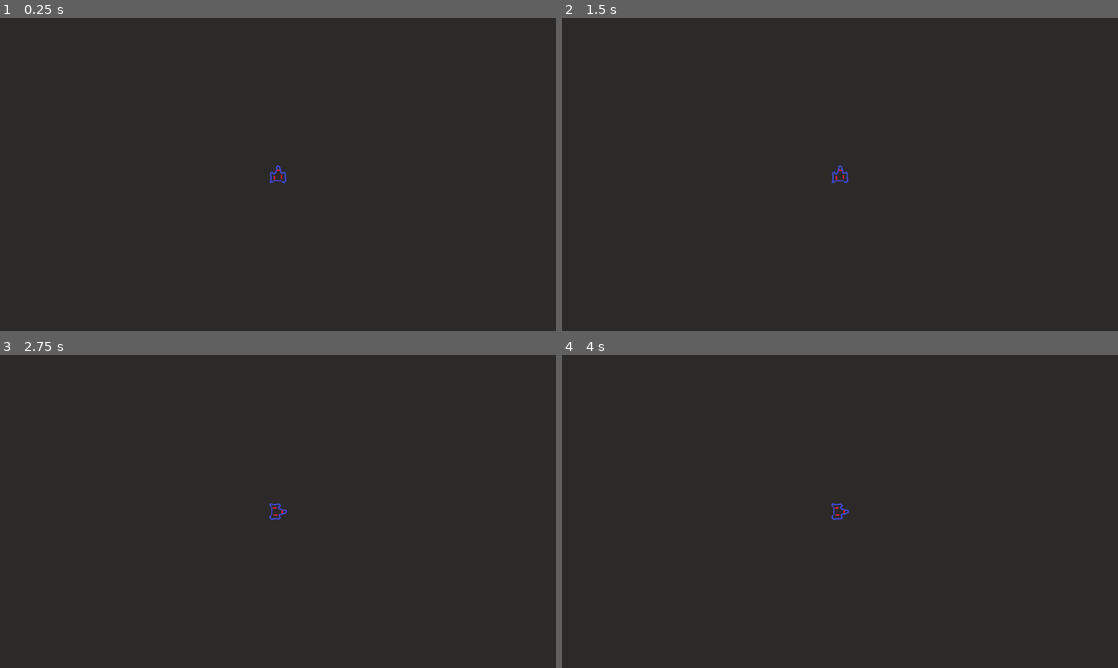
Above: before the commit, frames 1-4 (two rows, left to right).
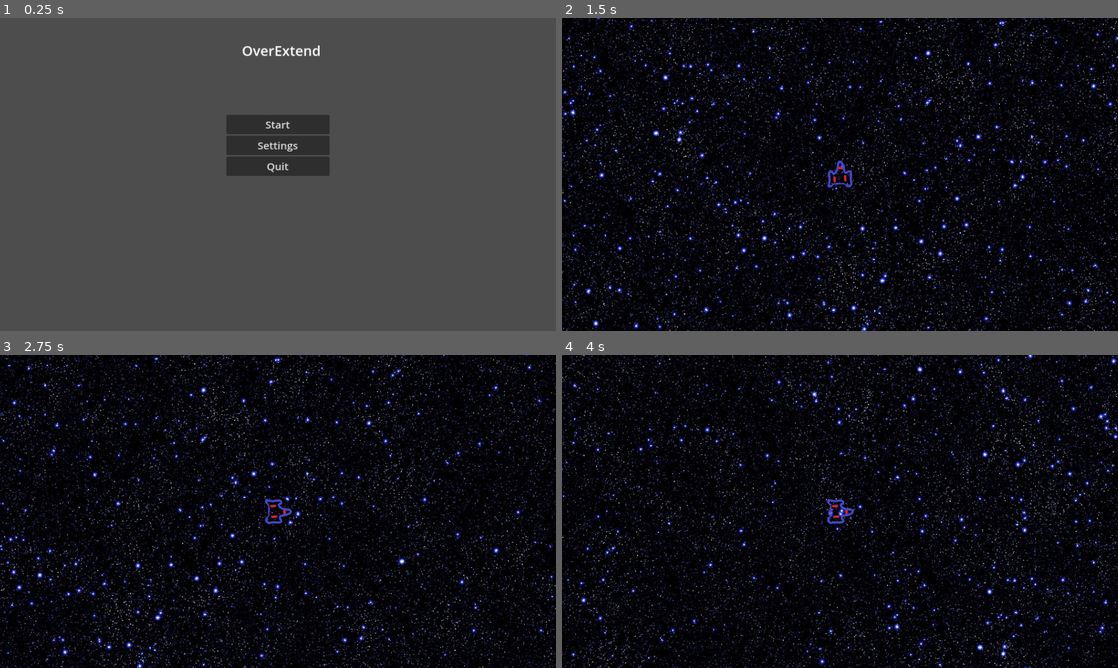
Above: after the commit, the same moments.

Repository: DaveFox/overextend
Game: Godot game, scene res://Interface.tscn
Same seed, same stepped clock (60 frames per second), same inputs: the game is played once before the commit and once after it. Before the commit the project starts from res://Main.tscn.
Inputs (mouse positions are in pixels of both pictures, inside the frame that each line leads up to):
- Up to frame 1 (0.25 s): no input
- Up to frame 2 (1.5 s): click (840, 146) at 0.5 s, where only the run after the commit has a clickable "Settings"; click (840, 124) at 1.25 s, where only the run after the commit has a clickable "Start"
- Up to frame 3 (2.75 s): tap Enter at 2 s; hold D (move_right) from 2.03 s (still down)
- Up to frame 4 (4 s): release D (move_right) at 2.78 s; hold S (move_down) 2.78-3.53 s; hold D (move_right) from 3.53 s (still down)

The runs differ from the first frame. In frame 1, 97% of the frame differs, in the area x 0-100%, y 0-100%; in frame 2, 94%; in frame 3, 94%; in frame 4, 94%.

Commit message:
Add background, add menu, fix basic sector edge collision prototype

Diff:
--- /dev/null
+++ b/GameTheme.tres
@@ -0,0 +1,4 @@
+[gd_resource type="Theme" format=3 uid="uid://bc76ci8nhc8v7"]
+
+[resource]
+default_font_size = 24
--- /dev/null
+++ b/HUD.gd
@@ -0,0 +1,29 @@
+extends CanvasLayer
+
+signal start_game
+
+func _ready():
+	pass
+
+func _process(delta):
+	pass
+
+func showMessage(text):
+	$Message.text = text
+	$Message.show()
+	$"Message Timer".start()
+
+func _on_start_button_pressed():
+	print('start pressed')
+	$Title.hide()
+	$VBoxContainer.hide()
+	start_game.emit()
+	hide()
+	get_tree().change_scene_to_file("res://Main.tscn")
+
+func _on_message_timer_timeout():
+	$Message.hide()
+
+
+func _on_quit_button_pressed():
+	get_tree().quit()
--- /dev/null
+++ b/Interface.tscn
@@ -0,0 +1,73 @@
+[gd_scene load_steps=3 format=3 uid="uid://ckksbx6hgvq6n"]
+
+[ext_resource type="Theme" uid="uid://bc76ci8nhc8v7" path="res://GameTheme.tres" id="1_pk33t"]
+[ext_resource type="Script" path="res://HUD.gd" id="2_cnlgq"]
+
+[node name="Menu" type="CanvasLayer"]
+script = ExtResource("2_cnlgq")
+
+[node name="Title" type="Label" parent="."]
+anchors_preset = 5
+anchor_left = 0.5
+anchor_right = 0.5
+offset_left = -67.5
+offset_top = 50.0
+offset_right = 82.5
+offset_bottom = 100.0
+grow_horizontal = 2
+theme = ExtResource("1_pk33t")
+theme_override_font_sizes/font_size = 32
+text = "OverExtend"
+horizontal_alignment = 1
+vertical_alignment = 1
+
+[node name="Message" type="Label" parent="."]
+anchors_preset = 8
+anchor_left = 0.5
+anchor_top = 0.5
+anchor_right = 0.5
+anchor_bottom = 0.5
+offset_left = -20.0
+offset_top = -217.0
+offset_right = 20.0
+offset_bottom = -183.0
+grow_horizontal = 2
+grow_vertical = 2
+theme = ExtResource("1_pk33t")
+horizontal_alignment = 1
+vertical_alignment = 1
+autowrap_mode = 2
+
+[node name="Message Timer" type="Timer" parent="."]
+
+[node name="VBoxContainer" type="VBoxContainer" parent="."]
+anchors_preset = 8
+anchor_left = 0.5
+anchor_top = 0.5
+anchor_right = 0.5
+anchor_bottom = 0.5
+offset_left = -119.0
+offset_top = -137.0
+offset_right = 119.0
+offset_bottom = 137.0
+grow_horizontal = 2
+grow_vertical = 2
+
+[node name="Start Button" type="Button" parent="VBoxContainer"]
+layout_mode = 2
+theme = ExtResource("1_pk33t")
+text = "Start"
+
+[node name="Setting Button" type="Button" parent="VBoxContainer"]
+layout_mode = 2
+theme = ExtResource("1_pk33t")
+text = "Settings
+"
+
+[node name="Quit Button" type="Button" parent="VBoxContainer"]
+layout_mode = 2
+theme = ExtResource("1_pk33t")
+text = "Quit"
+
+[connection signal="pressed" from="VBoxContainer/Start Button" to="." method="_on_start_button_pressed"]
+[connection signal="pressed" from="VBoxContainer/Quit Button" to="." method="_on_quit_button_pressed"]
--- /dev/null
+++ b/Main.gd
@@ -0,0 +1,16 @@
+extends Node
+
+func _ready():
+	pass
+
+func _process(delta):
+	if(Input.is_action_just_released("escape_pressed")):
+		if($Menu.visible != true):
+			$Menu.show()
+		else:
+			$Menu.hide()
+
+
+func new_game():
+	print('new game')
+	$Player.start($StartPosition.position)
--- a/Main.tscn
+++ b/Main.tscn
@@ -1,6 +1,9 @@
-[gd_scene load_steps=5 format=3 uid="uid://dp8c0t37hcxyk"]
+[gd_scene load_steps=8 format=3 uid="uid://dp8c0t37hcxyk"]
 
 [ext_resource type="PackedScene" uid="uid://dsycl4cw7jfbr" path="res://Player.tscn" id="1"]
+[ext_resource type="Script" path="res://Main.gd" id="1_4sm14"]
+[ext_resource type="PackedScene" uid="uid://ckksbx6hgvq6n" path="res://Interface.tscn" id="3_uffb3"]
+[ext_resource type="Texture2D" uid="uid://ddvwaa3wc111" path="res://stars.jpg" id="4_bt8pt"]
 
 [sub_resource type="GDScript" id="GDScript_teoa1"]
 
@@ -11,8 +14,11 @@
 size = Vector2(522.524, 10)
 
 [node name="Main" type="Node"]
+process_mode = 3
+script = ExtResource("1_4sm14")
 
 [node name="ColorRect" type="ColorRect" parent="."]
+visible = false
 anchors_preset = -1
 anchor_left = -0.729
 anchor_top = -1.481
@@ -46,14 +52,14 @@
 
 [node name="ColorRect5" type="ColorRect" parent="."]
 anchors_preset = -1
-anchor_left = 0.434
-anchor_top = -0.623
-anchor_right = 0.566
-anchor_bottom = -0.593
-offset_left = -0.280029
-offset_top = -0.159973
-offset_right = 0.279907
-offset_bottom = 0.440063
+anchor_left = 0.682
+anchor_top = -0.926
+anchor_right = 0.814
+anchor_bottom = -0.896
+offset_left = 0.039856
+offset_top = -0.279968
+offset_right = 0.599854
+offset_bottom = 0.320068
 
 [node name="Sector Edge" type="StaticBody2D" parent="."]
 position = Vector2(-1000, -560)
@@ -61,36 +67,40 @@
 [node name="CollisionShape2D" type="CollisionShape2D" parent="Sector Edge"]
 position = Vector2(3.05176e-05, -3.05176e-05)
 rotation = -0.785398
+scale = Vector2(2.01823, 1)
 shape = SubResource("3")
 
 [node name="ColorRect" type="ColorRect" parent="Sector Edge"]
-offset_left = -377.0
-offset_top = 359.0
-offset_right = 668.0
-offset_bottom = 383.0
-rotation = -45.0
+offset_left = -391.0
+offset_top = 339.0
+offset_right = 654.0
+offset_bottom = 363.0
+rotation = -44.7688
 color = Color(0, 0, 0, 1)
 
 [node name="Sector Edge2" type="StaticBody2D" parent="."]
 position = Vector2(3000, -560)
 
 [node name="CollisionShape2D" type="CollisionShape2D" parent="Sector Edge2"]
+position = Vector2(12, 8)
 rotation = 0.785398
+scale = Vector2(2.01823, 1)
 shape = SubResource("3")
 
 [node name="ColorRect" type="ColorRect" parent="Sector Edge2"]
-offset_left = -359.0
-offset_top = -376.0
-offset_right = 686.0
-offset_bottom = -352.0
-rotation = 45.0
+offset_left = -340.0
+offset_top = -388.0
+offset_right = 705.0
+offset_bottom = -364.0
+rotation = 44.7632
 color = Color(0, 0, 0, 1)
 
 [node name="Sector Edge3" type="StaticBody2D" parent="."]
 position = Vector2(960, -960)
 
 [node name="CollisionShape2D" type="CollisionShape2D" parent="Sector Edge3"]
-position = Vector2(-2.52417, 0)
+position = Vector2(-3, 12)
+scale = Vector2(2, 1)
 shape = SubResource("3")
 
 [node name="ColorRect" type="ColorRect" parent="Sector Edge3"]
@@ -102,15 +112,35 @@
 
 [node name="ColorRect6" type="ColorRect" parent="."]
 anchors_preset = -1
-anchor_left = 0.434
-anchor_top = -0.623
-anchor_right = 0.566
-anchor_bottom = -0.593
-offset_left = 0.719971
-offset_top = 2594.84
-offset_right = 1.27991
-offset_bottom = 2595.44
+anchor_left = 0.684
+anchor_top = 2.675
+anchor_right = 0.817
+anchor_bottom = 2.706
+offset_left = 0.479919
+offset_top = -0.00012207
+offset_right = -0.240112
+offset_bottom = -0.120117
+
+[node name="StartPosition" type="Marker2D" parent="."]
+position = Vector2(958, 568)
+
+[node name="Menu" parent="." instance=ExtResource("3_uffb3")]
+visible = false
+
+[node name="ParallaxBackground" type="ParallaxBackground" parent="."]
+scale = Vector2(1.5, 1.5)
+transform = Transform2D(1.5, 0, 0, 1.5, 0, 0)
+
+[node name="ParallaxLayer" type="ParallaxLayer" parent="ParallaxBackground"]
+motion_mirroring = Vector2(1280, 718)
+
+[node name="Sprite2D" type="Sprite2D" parent="ParallaxBackground/ParallaxLayer"]
+position = Vector2(-16, -10)
+scale = Vector2(1, 1.03853)
+texture = ExtResource("4_bt8pt")
+centered = false
 
 [connection signal="body_entered" from="Gate North" to="Player" method="_on_gate_north_body_entered"]
 [connection signal="area_entered" from="Gate South" to="Player" method="_on_Area2D_area_entered"]
 [connection signal="body_entered" from="Gate South" to="Player" method="_on_gate_south_body_entered"]
+[connection signal="start_game" from="Menu" to="." method="new_game"]
--- a/Player.gd
+++ b/Player.gd
@@ -4,12 +4,18 @@
 var drag = 0.0125
 var screenSize = Vector2.ZERO
 
+func start(pos):
+	print('start')
+	position = pos
+	show()
+	$"Player Hitbox".disabled = false
+	$AnimatedSprite2D.animation = "engineOn"
+	$AnimatedSprite2D.play()
+
 func _ready():
 	print('ready')
 	screenSize = get_viewport_rect().size
 	position = Vector2(get_viewport_rect().position.x + screenSize.x/2, get_viewport_rect().position.y + screenSize.y/2)
-	$AnimatedSprite2D.animation = "engineOn"
-	$AnimatedSprite2D.play()
 
 func _physics_process(_delta: float):
 	if Input.is_action_pressed("move_up"):
--- a/project.godot
+++ b/project.godot
@@ -11,16 +11,15 @@
 [application]
 
 config/name="overextend"
-run/main_scene="res://Main.tscn"
+run/main_scene="res://Interface.tscn"
 config/features=PackedStringArray("4.1")
 config/icon="res://icon.png"
 run/stretch/mode="2d"
 
 [display]
 
-window/size/viewport_width=1920
-window/size/viewport_height=1080
-window/size/borderless=true
+window/size/viewport_width=1280
+window/size/viewport_height=720
 window/stretch/mode="canvas_items"
 
 [input]
@@ -45,6 +44,11 @@
 "events": [Object(InputEventKey,"resource_local_to_scene":false,"resource_name":"","device":0,"window_id":0,"alt_pressed":false,"shift_pressed":false,"ctrl_pressed":false,"meta_pressed":false,"pressed":false,"keycode":83,"physical_keycode":0,"key_label":0,"unicode":0,"echo":false,"script":null)
 ]
 }
+escape_pressed={
+"deadzone": 0.5,
+"events": [Object(InputEventKey,"resource_local_to_scene":false,"resource_name":"","device":-1,"window_id":0,"alt_pressed":false,"shift_pressed":false,"ctrl_pressed":false,"meta_pressed":false,"pressed":false,"keycode":0,"physical_keycode":4194305,"key_label":0,"unicode":0,"echo":false,"script":null)
+]
+}
 
 [physics]
 
Binary file added: stars.jpg
Not shown, added: stars.jpg.import
